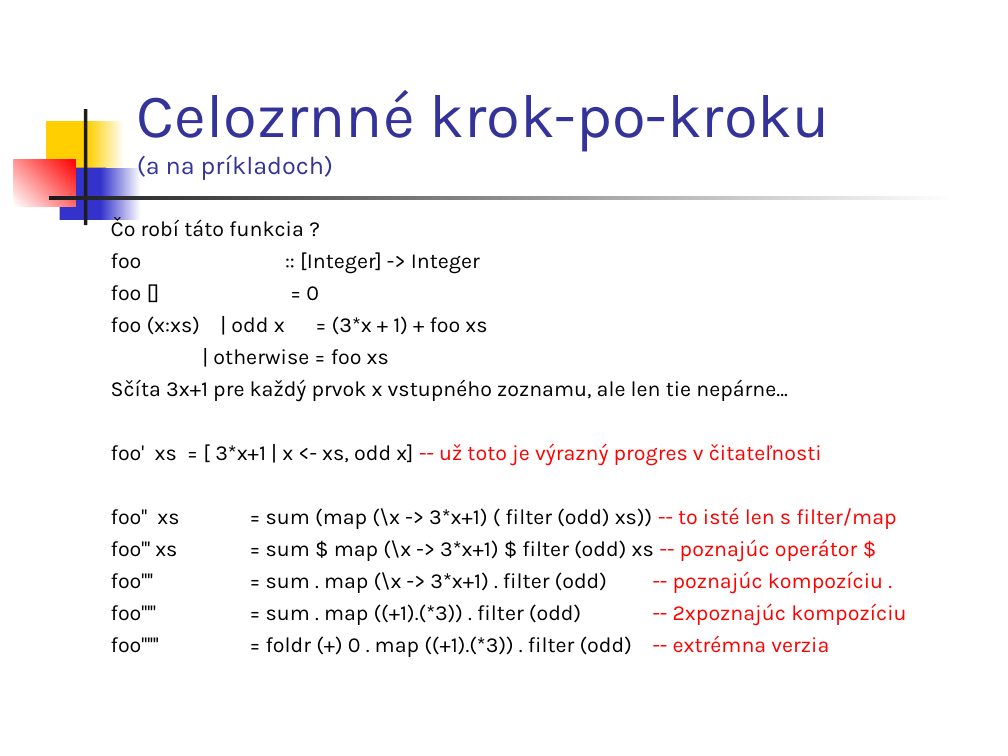
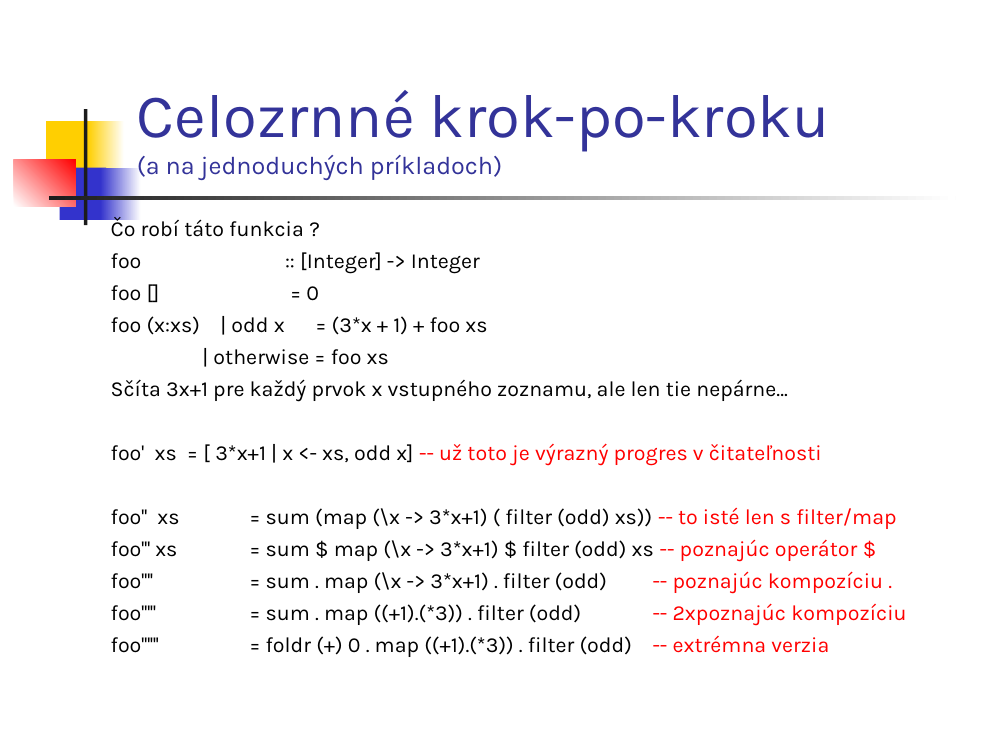
Before and after one commit to Funkcionalne/Prednasky, a slide deck: slide 6 of 03/03_fpro.ppt. Drawn at 1008x756 pixels with LibreOffice and Linux fonts; fonts in the diff are those of the drawing. Boxes give left, top, right and bottom in pixels: in the first picture for what was removed or moved away, otherwise in the second. Text is boxed around its words. In the diff, an @@ line names an element or a change of style, - is before the commit and + after.

```diff
--- a/03/03_fpro.ppt
+++ b/03/03_fpro.ppt
@@ title at [137,90,829,180]: text changed; size 44 to 18 pt @@
-Celozrnné krok-po-kroku
-(a na príkladoch)
+Celozrnné krok-po-kroku
+(a na jednoduchých príkladoch)
```
Also in this commit, not shown: 2 other slides changed, 1 other file.
